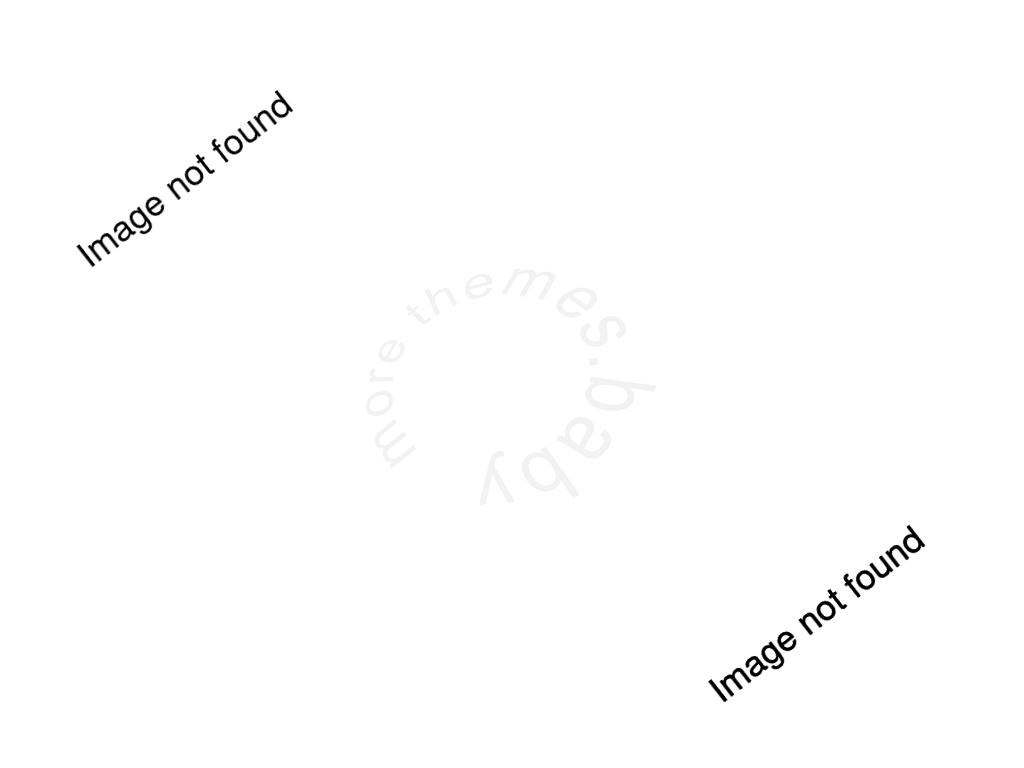
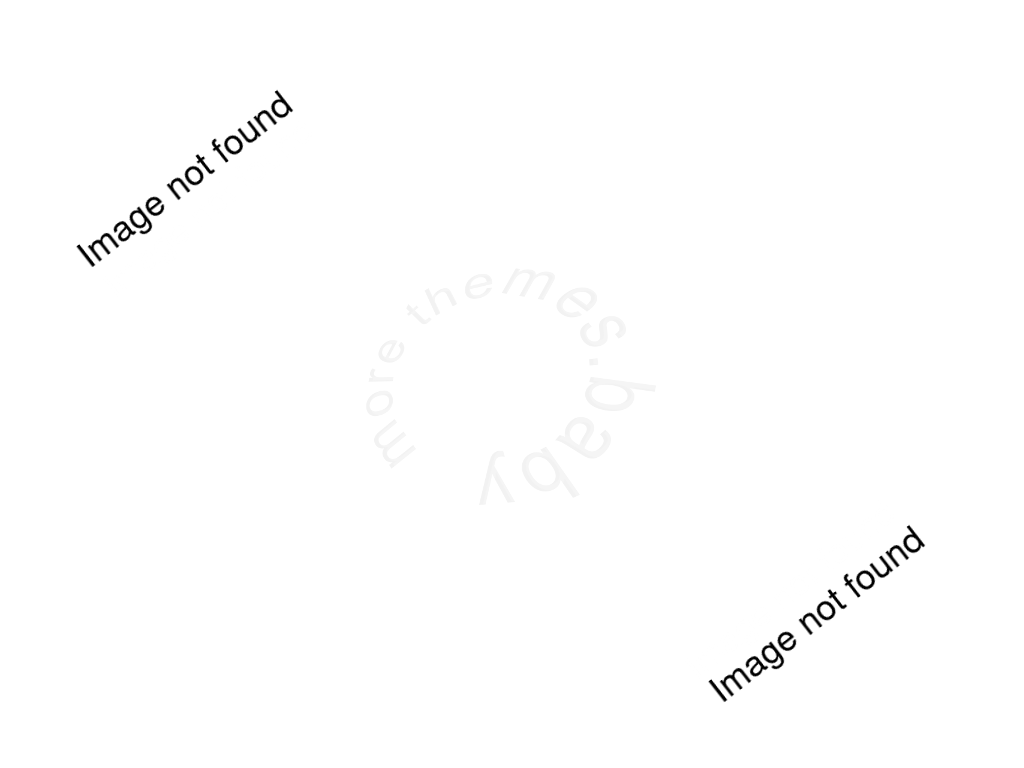
Layered file, before and after one edit (1024x768). Changes by layer:
added layer "logo white" (19%) above "logo" over [left=372, top=269, right=655, bottom=503]
removed layer "Image not found #4" over [left=708, top=524, right=926, bottom=703]
added layer "Image not found #1" above "Image not found" over [left=710, top=544, right=898, bottom=680]
